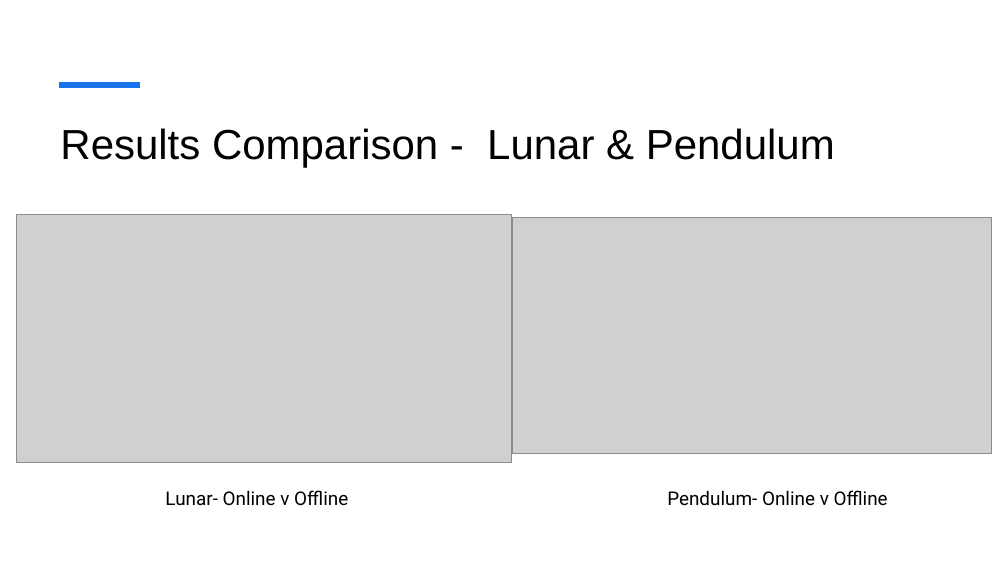
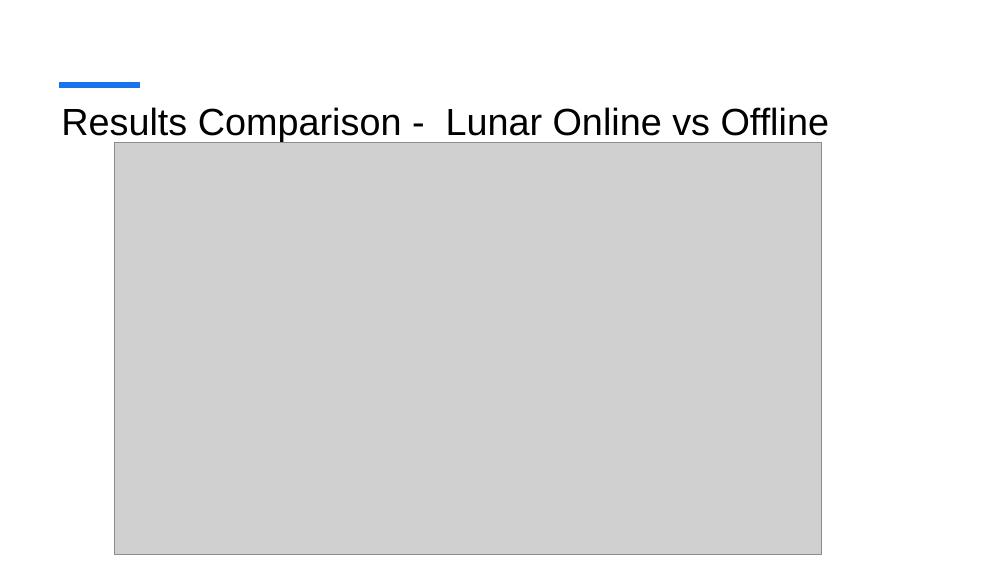
Before and after one commit to viszwak/rl-sample-efficiency, a slide deck: slide 18 of investigations/presentation/SAC.pptx. Drawn at 1008x567 pixels with LibreOffice and Linux fonts; fonts in the diff are those of the drawing; grey boxes stand for pictures. Boxes give left, top, right and bottom in pixels: in the first picture for what was removed or moved away, otherwise in the second. Text is boxed around its words. In the diff, an @@ line names an element or a change of style, - is before the commit and + after.

```diff
--- a/investigations/presentation/SAC.pptx
+++ b/investigations/presentation/SAC.pptx
@@ title at (x1=61, y1=107, x2=829, y2=143): text changed; size 40 to 36 pt @@
-Results Comparison - Lunar & Pendulum
+Results Comparison - Lunar Online vs Offline
@@ picture resized from (x1=16, y1=214, x2=512, y2=462) to (x1=114, y1=142, x2=821, y2=554) @@
@@ picture removed at (x1=513, y1=218, x2=992, y2=454) @@
@@ text removed at (x1=165, y1=490, x2=348, y2=506) @@
-Lunar- Online v Offline
@@ text removed at (x1=667, y1=490, x2=888, y2=506) @@
-Pendulum- Online v Offline
```
Also in this commit, not shown: 2 other slides changed, 12 slides added, 9 slides removed, 1 other file.
